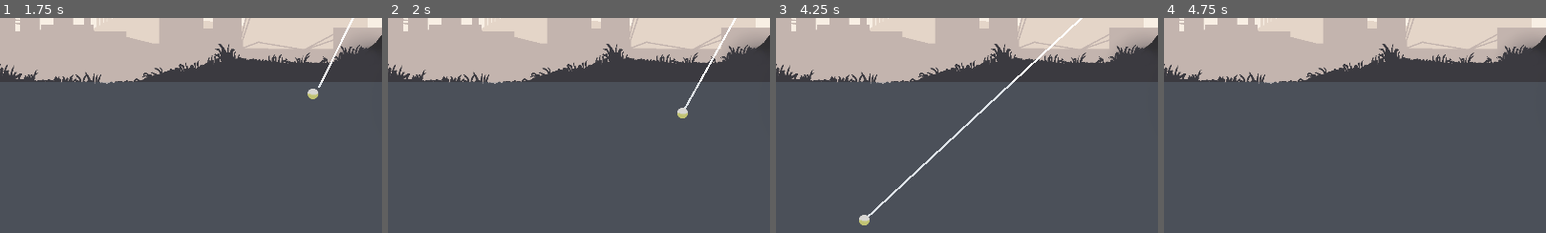
Above: before the commit, frames 1-4 (left to right).
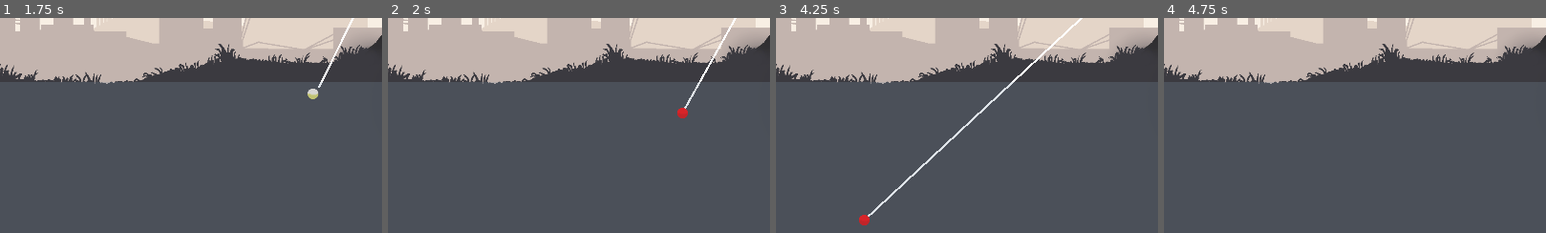
Above: after the commit, the same moments.

Repository: RajwolChapagain/Fishing-Mini-Game
Game: Godot game, scene res://main.tscn
Same seed, same stepped clock (60 frames per second), same inputs: the game is played once before the commit and once after it.
Inputs (mouse positions are % of the whole screen's width and height, from its top left):
- Up to frame 1 (1.75 s): click "PLAY" at 0.5 s; tap Enter at 1.25 s; move the mouse to (72, 45) at 1.27 s; press the mouse at (72, 45) at 1.28 s
- Up to frame 2 (2 s): no input
- Up to frame 3 (4.25 s): move the mouse to (30, 55) at 2.02 s; release the mouse at (30, 55) at 2.03 s; click (30, 55) at 2.1 s; tap Space at 2.75 s; move the mouse to (60, 28) at 2.77 s; press the mouse at (60, 28) at 2.78 s; tap Enter at 3.5 s; move the mouse to (45, 70) at 3.52 s; release the mouse at (45, 70) at 3.53 s; click (45, 70) at 3.6 s
- Up to frame 4 (4.75 s): move the mouse to (80, 65) at 4.27 s; press the mouse at (80, 65) at 4.28 s
The pictures show only the part of the screen within x 34-84%, y 23-73%; the shares and areas given below are measured in that part.

Frame 1 is identical in both runs. In frame 2, 0.1% of the frame differs, in the area x 75-79%, y 41-47%; in frame 3, 0.1%; in frame 4, nothing differs.

Commit message:
Implement level 2 fishes

Diff:
--- a/fish.tscn
+++ b/fish.tscn
@@ -4,7 +4,7 @@
 [ext_resource type="Texture2D" uid="uid://bcp43dkirynbp" path="res://level1/goldfish_L1.png" id="2_fspdk"]
 
 [sub_resource type="RectangleShape2D" id="RectangleShape2D_o181e"]
-size = Vector2(116, 36)
+size = Vector2(114, 36)
 
 [sub_resource type="CircleShape2D" id="CircleShape2D_oh6cj"]
 radius = 246.002
--- a/fisherman/fisherman.gd
+++ b/fisherman/fisherman.gd
@@ -61,12 +61,14 @@
 		throwing = false
 		$CatchTimer.start()
 		$Bobber/SpookRadius.monitoring = true
+		$Bobber/Sprite2D.modulate = Color.RED
 		await get_tree().create_timer(0.5).timeout
 		$Bobber/SpookRadius.monitoring = false
 
 
 func pull_fishing_line():
 	splash_sound_played = false
+	$Bobber/Sprite2D.modulate = Color.WHITE
 	$CatchTimer.stop()
 	can_catch_fish = false
 	$FishingLine.points[0] = $Marker2D.position
@@ -113,3 +115,4 @@
 
 func _on_catch_timer_timeout():
 	can_catch_fish = true
+	$Bobber/Sprite2D.modulate = Color.WHITE
--- a/fisherman/fisherman.tscn
+++ b/fisherman/fisherman.tscn
@@ -65,7 +65,6 @@
 position = Vector2(-98, -82)
 
 [node name="CatchTimer" type="Timer" parent="."]
-wait_time = 5.0
 one_shot = true
 
 [node name="FishCaughtSound" type="AudioStreamPlayer2D" parent="."]
--- a/level1/small_fish_l_1.tscn
+++ b/level1/small_fish_l_1.tscn
@@ -3,10 +3,10 @@
 [ext_resource type="PackedScene" uid="uid://bvawk2vpl1hjl" path="res://fish.tscn" id="1_w47j0"]
 
 [sub_resource type="RectangleShape2D" id="RectangleShape2D_m8ls7"]
-size = Vector2(37, 27)
+size = Vector2(48, 27)
 
 [node name="Fish" groups=["small_fish"] instance=ExtResource("1_w47j0")]
 
 [node name="CollisionShape2D" parent="." index="1"]
-position = Vector2(-16.5, 2.5)
+position = Vector2(-11, 2.5)
 shape = SubResource("RectangleShape2D_m8ls7")
--- /dev/null
+++ b/level2/big_fish_l_2.tscn
@@ -0,0 +1,18 @@
+[gd_scene load_steps=4 format=3 uid="uid://cmatvjqjwu2e8"]
+
+[ext_resource type="PackedScene" uid="uid://bvawk2vpl1hjl" path="res://fish.tscn" id="1_bya1i"]
+[ext_resource type="Texture2D" uid="uid://b5hpiqcb553u0" path="res://level2/large_l2.png" id="2_5oq8q"]
+
+[sub_resource type="RectangleShape2D" id="RectangleShape2D_e4q53"]
+size = Vector2(358, 66)
+
+[node name="Fish" groups=["big_fish"] instance=ExtResource("1_bya1i")]
+
+[node name="Sprite2D" parent="." index="0"]
+texture = ExtResource("2_5oq8q")
+
+[node name="CollisionShape2D" parent="." index="1"]
+shape = SubResource("RectangleShape2D_e4q53")
+
+[node name="VisibleOnScreenNotifier2D" parent="." index="5"]
+scale = Vector2(19.3, 5.6)
--- a/level2/level_2.tscn
+++ b/level2/level_2.tscn
@@ -1,8 +1,15 @@
-[gd_scene load_steps=2 format=3 uid="uid://wugcu5pjp38i"]
+[gd_scene load_steps=5 format=3 uid="uid://wugcu5pjp38i"]
 
-[ext_resource type="PackedScene" uid="uid://cx5igyfx4u2f1" path="res://level1/level_1.tscn" id="1_argad"]
+[ext_resource type="PackedScene" uid="uid://lyh47ek8hgrb" path="res://level1/level_1.tscn" id="1_argad"]
+[ext_resource type="PackedScene" uid="uid://bs6f74nv1afax" path="res://level2/small_fish_l_2.tscn" id="2_6h40w"]
+[ext_resource type="PackedScene" uid="uid://bnlybx8qud2wt" path="res://level2/medium_fish_l_2.tscn" id="3_htmr0"]
+[ext_resource type="PackedScene" uid="uid://cmatvjqjwu2e8" path="res://level2/big_fish_l_2.tscn" id="4_jowjc"]
 
 [node name="Level2" instance=ExtResource("1_argad")]
 level = 2
 small_fish_to_catch = 2
 medium_fish_to_catch = 2
+
+[node name="Spawner" parent="." index="2"]
+fishes = Array[PackedScene]([ExtResource("2_6h40w"), ExtResource("3_htmr0")])
+big_fish_scene = ExtResource("4_jowjc")
--- /dev/null
+++ b/level2/medium_fish_l_2.tscn
@@ -0,0 +1,18 @@
+[gd_scene load_steps=4 format=3 uid="uid://bnlybx8qud2wt"]
+
+[ext_resource type="PackedScene" uid="uid://bvawk2vpl1hjl" path="res://fish.tscn" id="1_2jbnp"]
+[ext_resource type="Texture2D" uid="uid://dcegp1liblagu" path="res://level2/medium_l2.png" id="2_sptx2"]
+
+[sub_resource type="RectangleShape2D" id="RectangleShape2D_d6a5j"]
+size = Vector2(226, 36)
+
+[node name="Fish" groups=["medium_fish"] instance=ExtResource("1_2jbnp")]
+
+[node name="Sprite2D" parent="." index="0"]
+texture = ExtResource("2_sptx2")
+
+[node name="CollisionShape2D" parent="." index="1"]
+shape = SubResource("RectangleShape2D_d6a5j")
+
+[node name="VisibleOnScreenNotifier2D" parent="." index="5"]
+scale = Vector2(12.1, 3.2)
--- /dev/null
+++ b/level2/small_fish_l_2.tscn
@@ -0,0 +1,20 @@
+[gd_scene load_steps=4 format=3 uid="uid://bs6f74nv1afax"]
+
+[ext_resource type="PackedScene" uid="uid://bvawk2vpl1hjl" path="res://fish.tscn" id="1_aiofs"]
+[ext_resource type="Texture2D" uid="uid://dusidxv8a1ka" path="res://level2/small_l2.png" id="2_tm83p"]
+
+[sub_resource type="RectangleShape2D" id="RectangleShape2D_nfua8"]
+size = Vector2(117.5, 36)
+
+[node name="Fish" groups=["small_fish"] instance=ExtResource("1_aiofs")]
+
+[node name="Sprite2D" parent="." index="0"]
+texture = ExtResource("2_tm83p")
+
+[node name="CollisionShape2D" parent="." index="1"]
+position = Vector2(-6.75, -1.5)
+shape = SubResource("RectangleShape2D_nfua8")
+
+[node name="VisibleOnScreenNotifier2D" parent="." index="5"]
+position = Vector2(0, -2.5)
+scale = Vector2(9.4, 3.45)
Binary file added: level2/large_l2.png
Not shown, added: level2/large_l2.png.import
Binary file added: level2/medium_l2.png
Not shown, added: level2/medium_l2.png.import
Binary file added: level2/small_l2.png
Not shown, added: level2/small_l2.png.import
